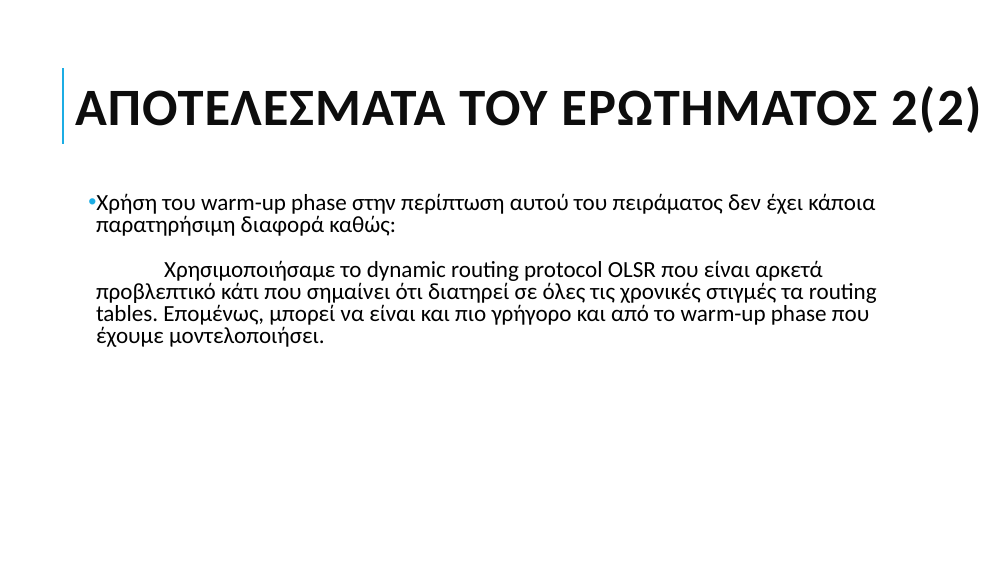
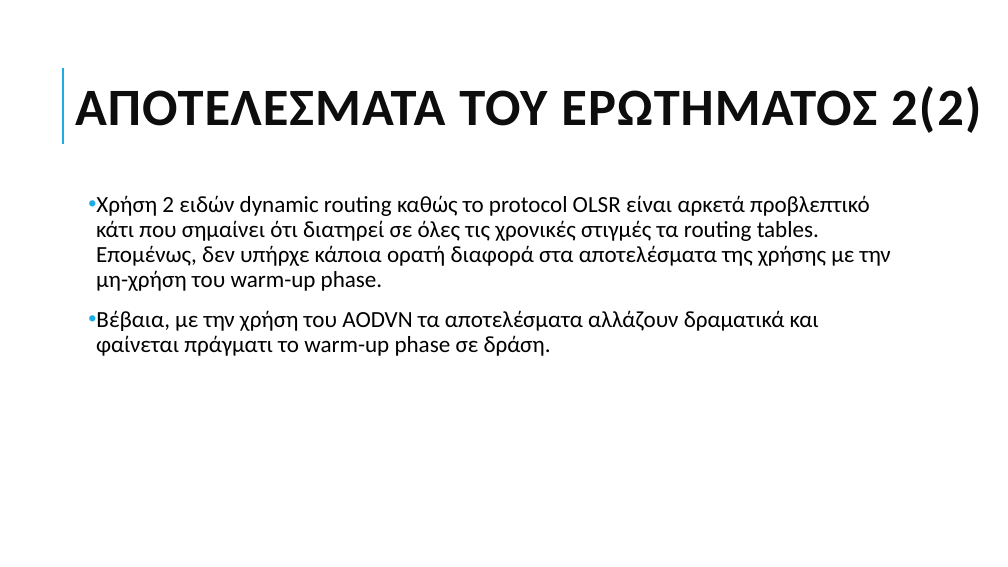
Before and after one commit to grgmyl/Ns3Project, a slide deck: slide 11 of Presentations/Ns-3_presentation_F.pptx. Drawn at 1008x567 pixels with LibreOffice and Linux fonts; fonts in the diff are those of the drawing. Boxes give left, top, right and bottom in pixels: in the first picture for what was removed or moved away, otherwise in the second. Text is boxed around its words. In the diff, an @@ line names an element or a change of style, - is before the commit and + after.

```diff
--- a/Presentations/Ns-3_presentation_F.pptx
+++ b/Presentations/Ns-3_presentation_F.pptx
@@ text at [96,195,891,356]: text changed @@
-• Χρήση του warm-up phase στην περίπτωση αυτού του πειράματος δεν έχει κάποια παρατηρήσιμη διαφορά καθώς:
-  Χρησιμοποιήσαμε το dynamic routing protocol OLSR που είναι αρκετά προβλεπτικό κάτι που σημαίνει ότι διατηρεί σε όλες τις χρονικές στιγμές τα routing tables. Επομένως, μπορεί να είναι και πιο γρήγορο και από το warm-up phase που έχουμε μοντελοποιήσει.
+• Χρήση 2 ειδών dynamic routing καθώς το protocol OLSR είναι αρκετά προβλεπτικό κάτι που σημαίνει ότι διατηρεί σε όλες τις χρονικές στιγμές τα routing tables. Επομένως, δεν υπήρχε κάποια ορατή διαφορά στα αποτελέσματα της χρήσης με την μη-χρήση του warm-up phase.
+• Βέβαια, με την χρήση του AODVN τα αποτελέσματα αλλάζουν δραματικά και φαίνεται πράγματι το warm-up phase σε δράση.
```
Also in this commit, not shown: 2 other slides changed, 1 slide added.
